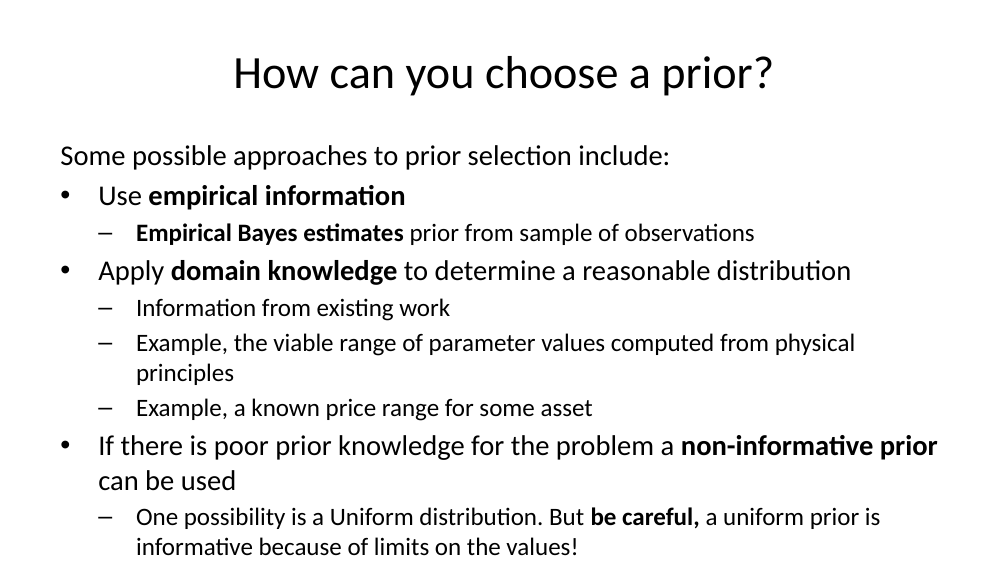
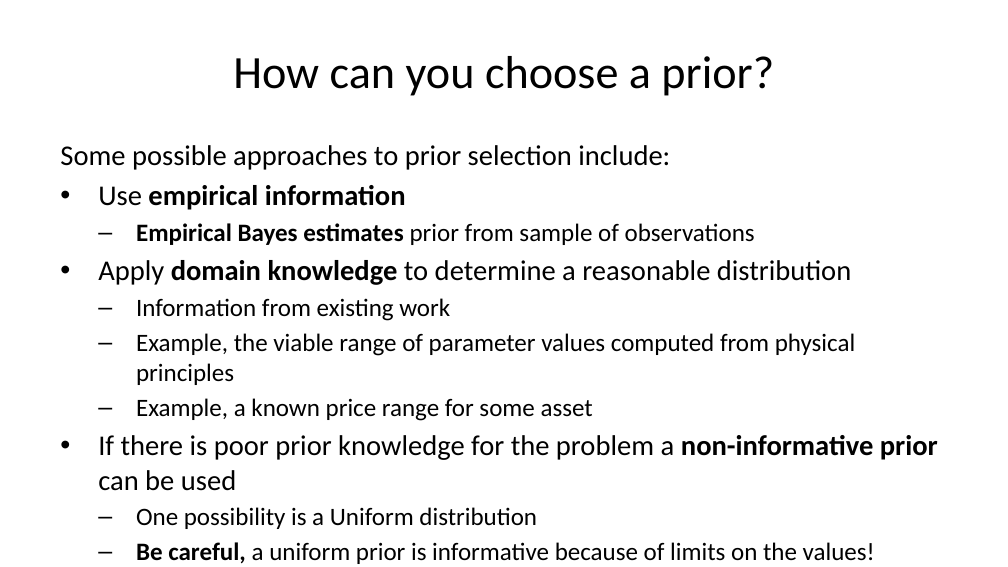
Before and after one commit to StephenElston/CSCI-E-83, a slide deck: slide 41 of LectureSlides/07_IntroductionToBayesModels.pptx. Drawn at 1008x567 pixels with LibreOffice and Linux fonts; fonts in the diff are those of the drawing. Boxes give left, top, right and bottom in pixels: in the first picture for what was removed or moved away, otherwise in the second. Text is boxed around its words. In the diff, an @@ line names an element or a change of style, - is before the commit and + after.

```diff
--- a/LectureSlides/07_IntroductionToBayesModels.pptx
+++ b/LectureSlides/07_IntroductionToBayesModels.pptx
@@ text at <box>136,507,875,564</box>: text changed @@
-  – One possibility is a Uniform distribution. But be careful, a uniform prior is informative because of limits on the values!
+  – One possibility is a Uniform distribution
+  – Be careful, a uniform prior is informative because of limits on the values!
```
Also in this commit, not shown: 3 other slides changed, 1 slide added, 1 other file.
